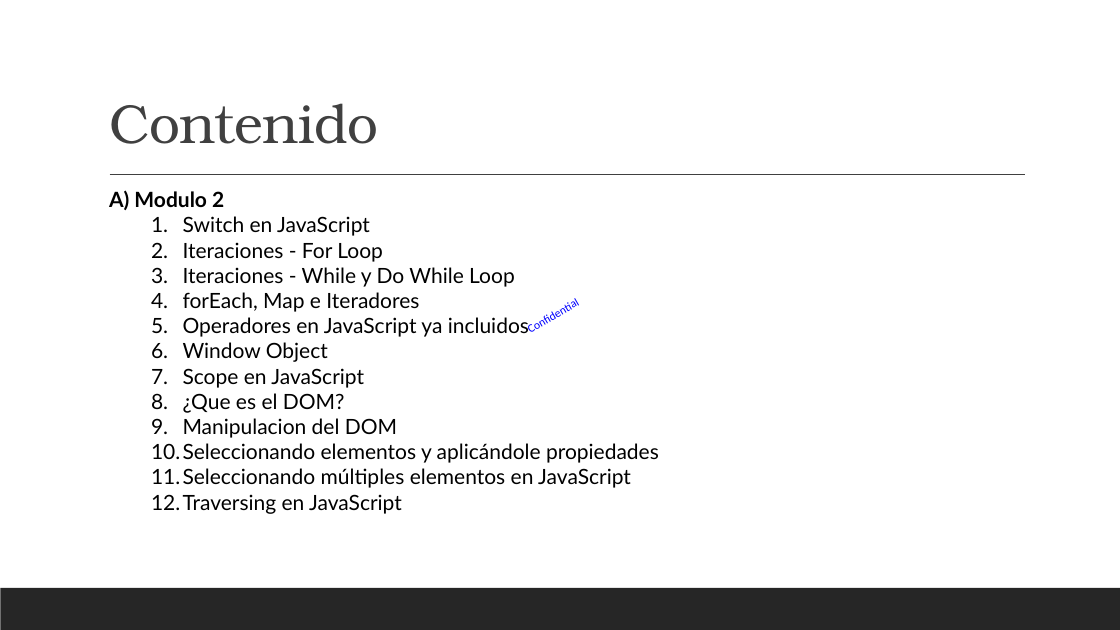
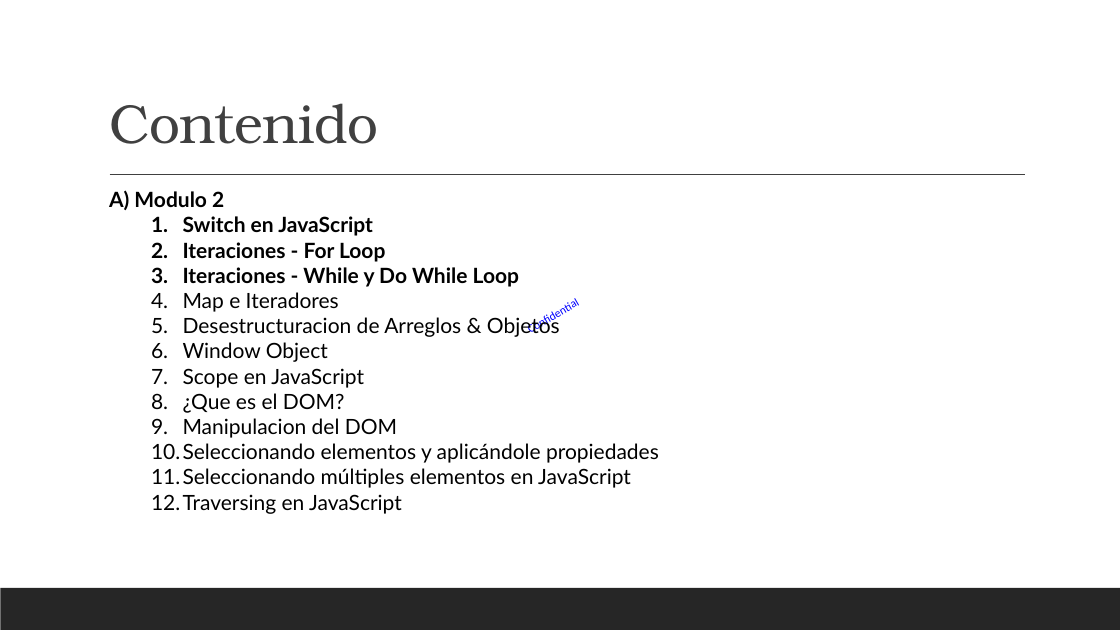
Before and after one commit to elinformatico/curso-javascript-basico, a slide deck: slide 69 of Javascript by Noe Hernandez.pptx. Drawn at 1120x630 pixels with LibreOffice and Linux fonts; fonts in the diff are those of the drawing. Boxes give left, top, right and bottom in pixels: in the first picture for what was removed or moved away, otherwise in the second. Text is boxed around its words. In the diff, an @@ line names an element or a change of style, - is before the commit and + after.

Commit message:
docs: Agregando presentacion JavaScript

```diff
--- a/Javascript by Noe Hernandez.pptx
+++ b/Javascript by Noe Hernandez.pptx
@@ text at <box>183,216,519,287</box>: bold on in "Switch en JavaScript", "Iteraciones - For Loop", "Iteraciones - While y Do While Loop" @@
@@ text at <box>183,292,560,337</box>: text changed @@
-  4. forEach, Map e Iteradores
-  5. Operadores en JavaScript ya incluidos
+  4. Map e Iteradores
+  5. Desestructuracion de Arreglos & Objetos
```
Also in this commit, not shown: 8 other slides changed, 10 slides added, 2 other files.
